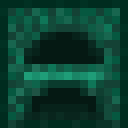
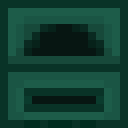
Layer changes from the first 128×128 image to the second:
painted on "Front OFF" over [0, 0, 128, 128]
